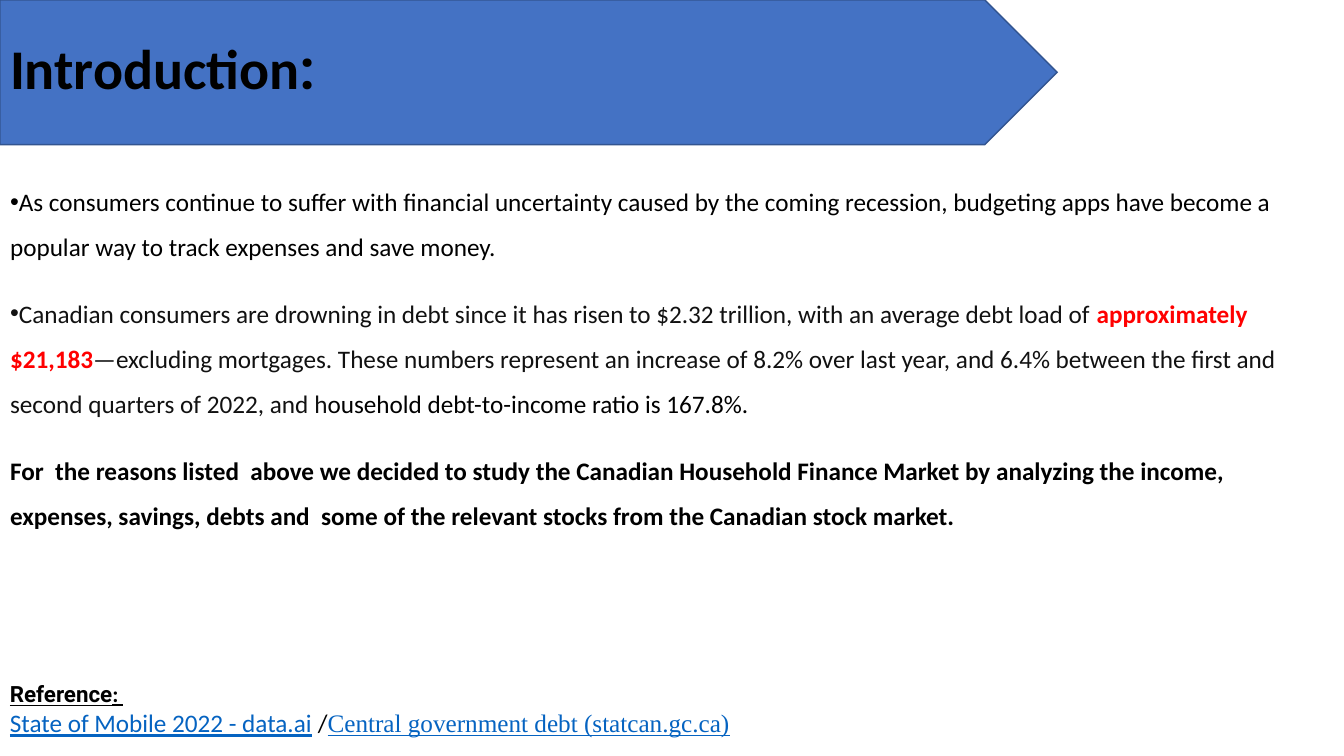
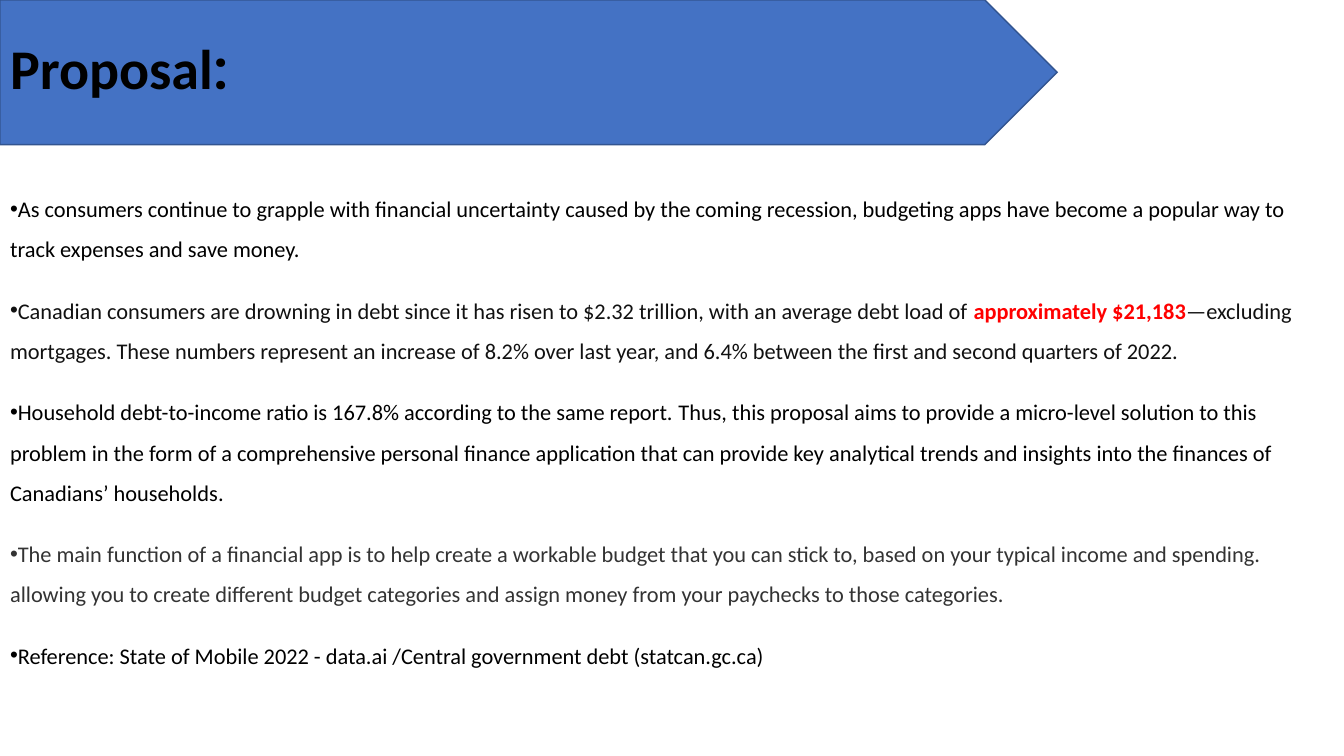
Before and after one commit to kristianrafuse/Canadian-Household-Finance-Study, a slide deck: slide 3 of Final Project 1.pptx. Drawn at 1344x756 pixels with LibreOffice and Linux fonts; fonts in the diff are those of the drawing. Boxes give left, top, right and bottom in pixels: in the first picture for what was removed or moved away, otherwise in the second. Text is boxed around its words. In the diff, an @@ line names an element or a change of style, - is before the commit and + after.

```diff
--- a/Final Project 1.pptx
+++ b/Final Project 1.pptx
@@ title at <box>10,49,229,98</box>: text changed @@
-Introduction:
+Proposal:
@@ text at <box>10,201,1291,668</box>: text changed; size 18 to 16 pt @@
-• As consumers continue to suffer with financial uncertainty caused by the coming recession, budgeting apps have become a popular way to track expenses and save money.
-• Canadian consumers are drowning in debt since it has risen to $2.32 trillion, with an average debt load of approximately $21,183—excluding mortgages. These numbers represent an increase of 8.2% over last year, and 6.4% between the first and second quarters of 2022, and household debt-to-income ratio is 167.8%.
-For the reasons listed above we decided to study the Canadian Household Finance Market by analyzing the income, expenses, savings, debts and some of the relevant stocks from the Canadian stock market.
+• As consumers continue to grapple with financial uncertainty caused by the coming recession, budgeting apps have become a popular way to track expenses and save money.
+• Canadian consumers are drowning in debt since it has risen to $2.32 trillion, with an average debt load of approximately $21,183—excluding mortgages. These numbers represent an increase of 8.2% over last year, and 6.4% between the first and second quarters of 2022.
+• Household debt-to-income ratio is 167.8% according to the same report. Thus, this proposal aims to provide a micro-level solution to this problem in the form of a comprehensive personal finance application that can provide key analytical trends and insights into the finances of Canadians’ households.
+• The main function of a financial app is to help create a workable budget that you can stick to, based on your typical income and spending. allowing you to create different budget categories and assign money from your paychecks to those categories.
+• Reference: State of Mobile 2022 - data.ai /Central government debt (statcan.gc.ca)
@@ text removed at <box>10,685,729,738</box> @@
-Reference:
-State of Mobile 2022 - data.ai /Central government debt (statcan.gc.ca)
```
Also in this commit, not shown: 12 other slides changed, 1 slide added, 3 slides removed.
